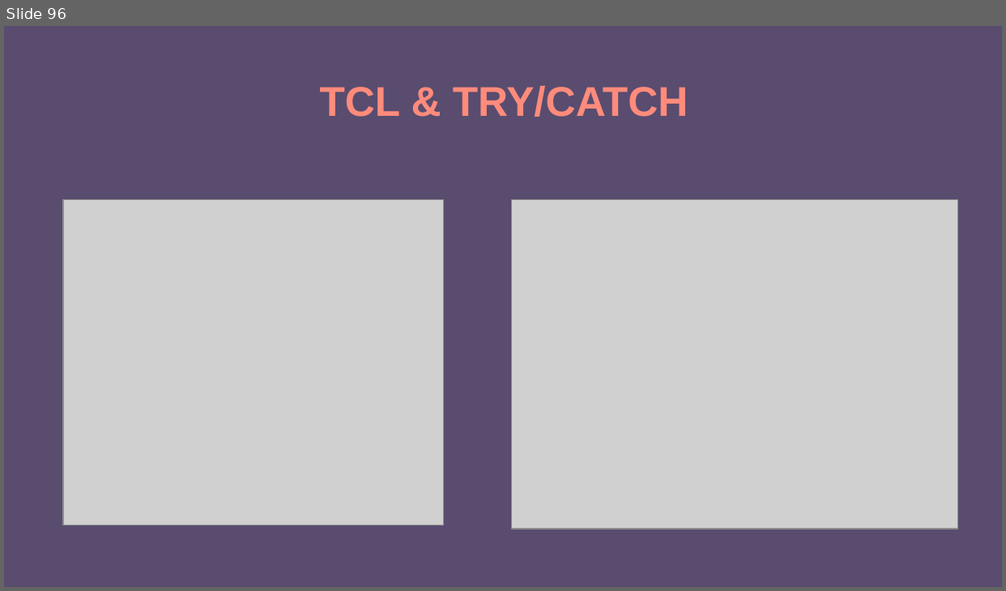
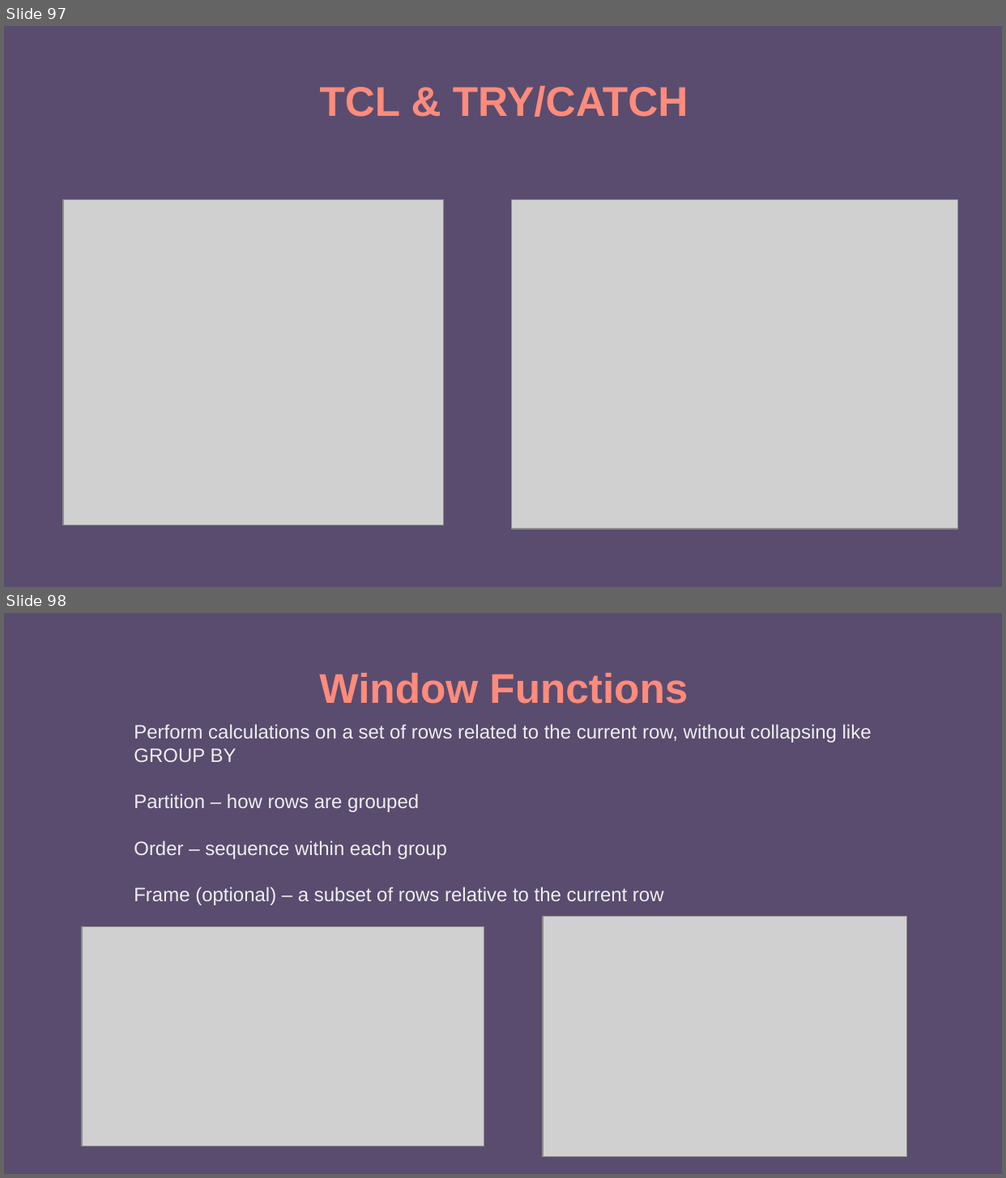
Before and after one commit to e-m-wilson/dotnet, a slide deck: Resources-Notes-Ppts/SQL/SQL_MSSQL.pptx. Shown one above the other, each under a label of ours: slide 96 before the commit, slides 97 and 98 after it. The pictures are 1006x591 and 1006x1178 pixels, drawn with LibreOffice and Linux fonts; fonts in the diff are those of the drawing; grey boxes stand for pictures. Boxes give left, top, right and bottom in pixels: in the first picture for what was removed or moved away, otherwise in the second. Text is boxed around its words. In the diff, an @@ line names an element or a change of style, - is before the commit and + after.

```diff
--- a/Resources-Notes-Ppts/SQL/SQL_MSSQL.pptx
+++ b/Resources-Notes-Ppts/SQL/SQL_MSSQL.pptx
@@ slide 98 added at [4,613,1002,1174], background #594C6F @@
@@ text added at [319,673,688,704], 30 pt, text #FF8B7B, bold @@
+Window Functions
@@ text added at [134,724,872,905], 14 pt, text #EEEEEE @@
+Perform calculations on a set of rows related to the current row, without collapsing like GROUP BY
+Partition – how rows are grouped
+Order – sequence within each group
+Frame (optional) – a subset of rows relative to the current row
@@ picture added at [82,927,484,1147] @@
@@ picture added at [543,917,907,1158] @@
@@ what was slide 96 is now slide 97 @@
```
Also in this commit, not shown: 1 slide changed, 2 other slides added, 1 other file.
